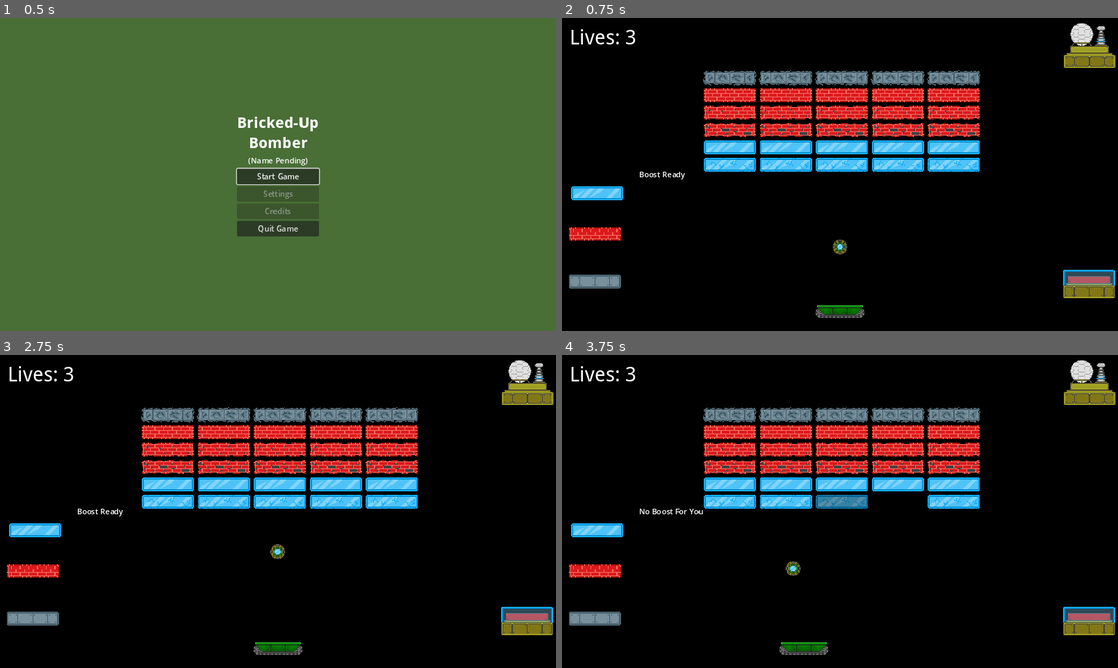
Above: before the commit, frames 1-4 (two rows, left to right).
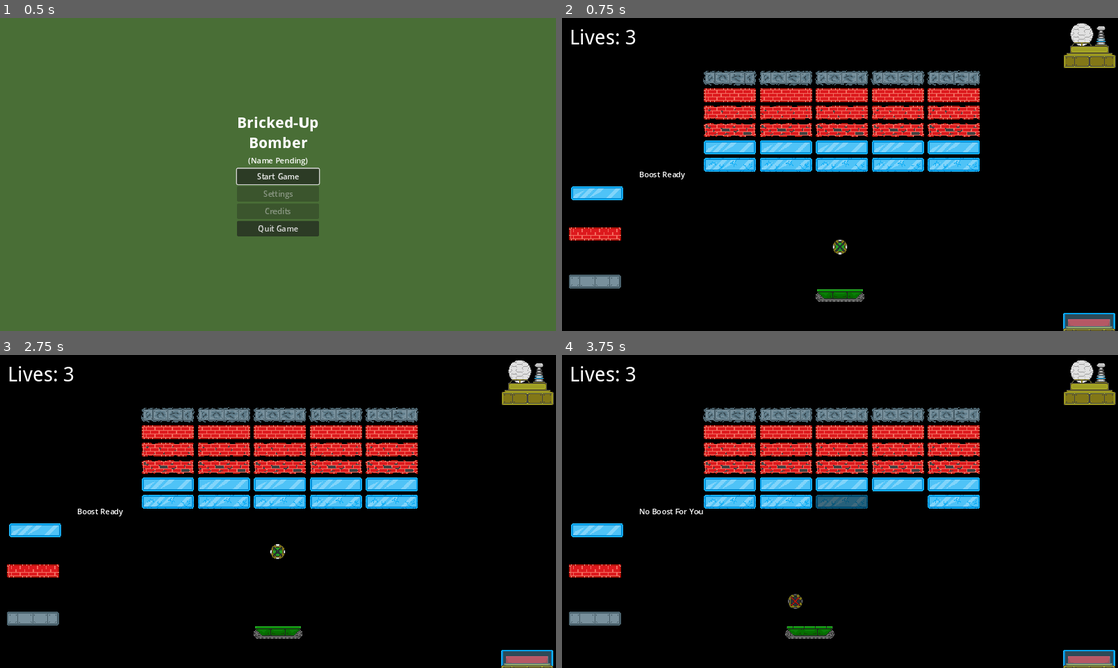
Above: after the commit, the same moments.

Repository: SpiceTower/PirateGameJam16
Game: Godot game, scene res://Scenes/main_menu.tscn
The game is run twice, just before and just after one commit, with the same random seed, the same clock (stepped at 60 frames per second) and the same inputs.
Inputs:
- Up to frame 1 (0.5 s): no input
- Up to frame 2 (0.75 s): click "Start Game" at 0.5 s
- Up to frame 3 (2.75 s): tap Enter at 1.25 s; hold Right (Right) 1.28-2.03 s; hold Space (Start) 1.28-2.03 s; hold S (Down) from 2.03 s (still down); tap Space (Start) at 2.1 s
- Up to frame 4 (3.75 s): release S (Down) at 2.78 s; hold Right (Right) 2.78-3.53 s; hold Space (Start) 2.78-3.53 s; hold Up (Up) from 3.53 s (still down); tap Space (Start) at 3.6 s

Frame 1 is identical in both runs. In frame 2, 2.1% of the frame differs, in the area x 45-100%, y 70-100%; in frame 3, 2.1%; in frame 4, 2.7%, in the area x 39-100%, y 44-100%.

Commit message:
Asset updates and paddle collision changes

Diff:
--- a/Scenes/B411.tscn
+++ b/Scenes/B411.tscn
@@ -1,11 +1,8 @@
-[gd_scene load_steps=18 format=3 uid="uid://bivm5gnaegrgl"]
+[gd_scene load_steps=23 format=3 uid="uid://bivm5gnaegrgl"]
 
 [ext_resource type="Script" path="res://Scripts/B411.gd" id="1_3d5fd"]
 [ext_resource type="Texture2D" uid="uid://kqnkoutxwot" path="res://Base Assets/B411-Sheet.png" id="2_5redj"]
-
-[sub_resource type="AtlasTexture" id="AtlasTexture_2pimo"]
-atlas = ExtResource("2_5redj")
-region = Rect2(96, 0, 96, 96)
+[ext_resource type="Texture2D" uid="uid://db6e0phbybewe" path="res://Base Assets/B411 v2-Sheet.png" id="2_ejnlm"]
 
 [sub_resource type="AtlasTexture" id="AtlasTexture_e32y1"]
 atlas = ExtResource("2_5redj")
@@ -15,41 +12,61 @@
 atlas = ExtResource("2_5redj")
 region = Rect2(288, 0, 96, 96)
 
-[sub_resource type="AtlasTexture" id="AtlasTexture_d71tn"]
+[sub_resource type="AtlasTexture" id="AtlasTexture_nqcbe"]
+atlas = ExtResource("2_5redj")
+region = Rect2(192, 0, 96, 96)
+
+[sub_resource type="AtlasTexture" id="AtlasTexture_2pimo"]
+atlas = ExtResource("2_5redj")
+region = Rect2(96, 0, 96, 96)
+
+[sub_resource type="AtlasTexture" id="AtlasTexture_w0lju"]
+atlas = ExtResource("2_5redj")
+region = Rect2(1056, 0, 96, 96)
+
+[sub_resource type="AtlasTexture" id="AtlasTexture_dynyx"]
 atlas = ExtResource("2_5redj")
 region = Rect2(1152, 0, 96, 96)
 
-[sub_resource type="AtlasTexture" id="AtlasTexture_nb63a"]
+[sub_resource type="AtlasTexture" id="AtlasTexture_264sx"]
 atlas = ExtResource("2_5redj")
-region = Rect2(1056, 0, 96, 96)
+region = Rect2(1248, 0, 96, 96)
 
-[sub_resource type="AtlasTexture" id="AtlasTexture_lfgwo"]
+[sub_resource type="AtlasTexture" id="AtlasTexture_gh22s"]
+atlas = ExtResource("2_5redj")
+region = Rect2(96, 0, 96, 96)
+
+[sub_resource type="AtlasTexture" id="AtlasTexture_aa1cq"]
+atlas = ExtResource("2_5redj")
+region = Rect2(480, 0, 96, 96)
+
+[sub_resource type="AtlasTexture" id="AtlasTexture_ije78"]
+atlas = ExtResource("2_5redj")
+region = Rect2(576, 0, 96, 96)
+
+[sub_resource type="AtlasTexture" id="AtlasTexture_nc0b0"]
+atlas = ExtResource("2_5redj")
+region = Rect2(672, 0, 96, 96)
+
+[sub_resource type="AtlasTexture" id="AtlasTexture_te0up"]
+atlas = ExtResource("2_5redj")
+region = Rect2(96, 0, 96, 96)
+
+[sub_resource type="AtlasTexture" id="AtlasTexture_242q7"]
+atlas = ExtResource("2_5redj")
+region = Rect2(768, 0, 96, 96)
+
+[sub_resource type="AtlasTexture" id="AtlasTexture_ivh67"]
+atlas = ExtResource("2_5redj")
+region = Rect2(864, 0, 96, 96)
+
+[sub_resource type="AtlasTexture" id="AtlasTexture_4e2uw"]
 atlas = ExtResource("2_5redj")
 region = Rect2(960, 0, 96, 96)
 
-[sub_resource type="AtlasTexture" id="AtlasTexture_cy1th"]
+[sub_resource type="AtlasTexture" id="AtlasTexture_7w47q"]
 atlas = ExtResource("2_5redj")
-region = Rect2(384, 0, 96, 96)
-
-[sub_resource type="AtlasTexture" id="AtlasTexture_oe5yc"]
-atlas = ExtResource("2_5redj")
-region = Rect2(480, 0, 96, 96)
-
-[sub_resource type="AtlasTexture" id="AtlasTexture_2bvtu"]
-atlas = ExtResource("2_5redj")
-region = Rect2(576, 0, 96, 96)
-
-[sub_resource type="AtlasTexture" id="AtlasTexture_xujmp"]
-atlas = ExtResource("2_5redj")
-region = Rect2(672, 0, 96, 96)
-
-[sub_resource type="AtlasTexture" id="AtlasTexture_8mnlr"]
-atlas = ExtResource("2_5redj")
-region = Rect2(768, 0, 96, 96)
-
-[sub_resource type="AtlasTexture" id="AtlasTexture_dwkrq"]
-atlas = ExtResource("2_5redj")
-region = Rect2(864, 0, 96, 96)
+region = Rect2(96, 0, 96, 96)
 
 [sub_resource type="AtlasTexture" id="AtlasTexture_ci121"]
 atlas = ExtResource("2_5redj")
@@ -59,57 +76,69 @@
 animations = [{
 "frames": [{
 "duration": 1.0,
-"texture": SubResource("AtlasTexture_2pimo")
-}, {
-"duration": 1.0,
 "texture": SubResource("AtlasTexture_e32y1")
 }, {
 "duration": 1.0,
 "texture": SubResource("AtlasTexture_o10fv")
+}, {
+"duration": 1.0,
+"texture": SubResource("AtlasTexture_nqcbe")
+}, {
+"duration": 1.0,
+"texture": SubResource("AtlasTexture_2pimo")
 }],
-"loop": true,
+"loop": false,
 "name": &"Down",
 "speed": 20.0
 }, {
 "frames": [{
 "duration": 1.0,
-"texture": SubResource("AtlasTexture_d71tn")
+"texture": SubResource("AtlasTexture_w0lju")
 }, {
 "duration": 1.0,
-"texture": SubResource("AtlasTexture_nb63a")
+"texture": SubResource("AtlasTexture_dynyx")
 }, {
 "duration": 1.0,
-"texture": SubResource("AtlasTexture_lfgwo")
+"texture": SubResource("AtlasTexture_264sx")
+}, {
+"duration": 1.0,
+"texture": SubResource("AtlasTexture_gh22s")
 }],
-"loop": true,
+"loop": false,
 "name": &"Left",
 "speed": 20.0
 }, {
 "frames": [{
 "duration": 1.0,
-"texture": SubResource("AtlasTexture_cy1th")
+"texture": SubResource("AtlasTexture_aa1cq")
 }, {
 "duration": 1.0,
-"texture": SubResource("AtlasTexture_oe5yc")
+"texture": SubResource("AtlasTexture_ije78")
 }, {
 "duration": 1.0,
-"texture": SubResource("AtlasTexture_2bvtu")
+"texture": SubResource("AtlasTexture_nc0b0")
+}, {
+"duration": 1.0,
+"texture": SubResource("AtlasTexture_te0up")
 }],
-"loop": true,
+"loop": false,
 "name": &"Right",
 "speed": 20.0
 }, {
 "frames": [{
 "duration": 1.0,
-"texture": SubResource("AtlasTexture_xujmp")
+"texture": SubResource("AtlasTexture_242q7")
 }, {
 "duration": 1.0,
-"texture": SubResource("AtlasTexture_8mnlr")
+"texture": SubResource("AtlasTexture_ivh67")
 }, {
 "duration": 1.0,
-"texture": SubResource("AtlasTexture_dwkrq")
+"texture": SubResource("AtlasTexture_4e2uw")
+}, {
+"duration": 1.0,
+"texture": SubResource("AtlasTexture_7w47q")
 }],
-"loop": true,
+"loop": false,
 "name": &"Up",
 "speed": 20.0
 }, {
@@ -129,9 +158,12 @@
 motion_mode = 1
 script = ExtResource("1_3d5fd")
 
+[node name="Sprite2D" type="Sprite2D" parent="."]
+texture = ExtResource("2_ejnlm")
+hframes = 2
+
 [node name="AnimatedSprite2D" type="AnimatedSprite2D" parent="."]
 sprite_frames = SubResource("SpriteFrames_33yjj")
-animation = &"Down"
 
 [node name="CollisionShape2D" type="CollisionShape2D" parent="."]
 shape = SubResource("CircleShape2D_3qlrv")
--- a/Scenes/main.tscn
+++ b/Scenes/main.tscn
@@ -21,8 +21,7 @@
 [node name="Camera2D" type="Camera2D" parent="."]
 
 [node name="Paddle" parent="." node_paths=PackedStringArray("camera") instance=ExtResource("1_oi70r")]
-position = Vector2(0, 283)
-collision_layer = 2
+position = Vector2(0, 250)
 camera = NodePath("../Camera2D")
 
 [node name="MetalBrick" parent="." instance=ExtResource("8_c7c4j")]
@@ -31,7 +30,7 @@
 [node name="UI" parent="." instance=ExtResource("5_bk42b")]
 
 [node name="DeathZone" parent="." instance=ExtResource("4_h4yk3")]
-position = Vector2(0, 360)
+position = Vector2(-3, 447)
 collision_layer = 0
 
 [node name="Walls" type="Node" parent="."]
@@ -65,7 +64,7 @@
 spawn_start = NodePath("../Marker2D")
 
 [node name="ButtonBrick" parent="." instance=ExtResource("9_wnrq1")]
-position = Vector2(516, 211)
+position = Vector2(516, 300)
 
 [node name="BrickBrick" parent="." instance=ExtResource("7_thk5g")]
 position = Vector2(-507, 123)
@@ -86,4 +85,8 @@
 parameters/looping = true
 script = ExtResource("14_p5f26")
 
+[node name="Walls2" parent="." instance=ExtResource("3_1lvrn")]
+position = Vector2(-7, 334)
+collision_layer = 4
+
 [connection signal="life_start" from="B411" to="LevelMusic" method="_on_b_411_life_start"]
--- a/Scenes/paddle.tscn
+++ b/Scenes/paddle.tscn
@@ -29,6 +29,7 @@
 size = Vector2(96, 26)
 
 [node name="Paddle" type="RigidBody2D"]
+collision_layer = 2
 gravity_scale = 0.0
 lock_rotation = true
 script = ExtResource("1_oa01h")
--- a/Scripts/B411.gd
+++ b/Scripts/B411.gd
@@ -22,6 +22,7 @@
 
 @onready var collision_shape_2d = $CollisionShape2D
 @onready var animated_sprite_2d = $AnimatedSprite2D
+@onready var sprite_2d: Sprite2D = $Sprite2D
 
 
 func _ready():
@@ -57,33 +58,37 @@
 		animated_sprite_2d.play("Up")
 		velocity = velocity + (Vector2(0,-1) * boost)
 		min_velocity_check()
+		sprite_2d.set_frame(1)
 	elif Input.is_action_just_pressed("Down") and boost_ready == true:
 		boost_ready = false
 		$Timer.start()
 		animated_sprite_2d.play("Down")
 		velocity = velocity + (Vector2(0,1) * boost)
 		min_velocity_check()
+		sprite_2d.set_frame(1)
 	elif Input.is_action_just_pressed("Right") and boost_ready == true:
 		boost_ready = false
 		$Timer.start()
 		animated_sprite_2d.play("Right")
 		velocity = velocity + (Vector2(1,0) * boost)
 		min_velocity_check()
+		sprite_2d.set_frame(1)
 	elif Input.is_action_just_pressed("Left") and boost_ready == true:
 		boost_ready = false
 		$Timer.start()
 		animated_sprite_2d.play("Left")
 		velocity = velocity + (Vector2(-1,0) * boost)
 		min_velocity_check()
+		sprite_2d.set_frame(1)
 	else:
-		animated_sprite_2d.play("default")
+#		animated_sprite_2d.play("default")
 		return
 
 #requires ball to move at a minimum velocity
 func min_velocity_check():
 	if velocity.length() < VELOCITY_MIN:
 		velocity = velocity.normalized() * VELOCITY_MIN
-	print(velocity.length())
+	#print(velocity.length())
 
 # randomized the starting direction of the ball. Not sure if this is how we want to start levels but is a simple default
 #func start_ball():
@@ -149,4 +154,5 @@
 	min_velocity_check()
 
 func _on_timer_timeout():
+	sprite_2d.set_frame(0)
 	boost_ready = true # Replace with function body.
--- a/Scripts/paddle.gd
+++ b/Scripts/paddle.gd
@@ -1,13 +1,15 @@
 extends RigidBody2D
 
 class_name Paddle
+
+const paddle_y = 250
 
 var direction = Vector2.ZERO
 var camera_rect: Rect2
 var ball_paddle_diff_tolerance: float
 var is_ball_started = false
 
-@export var speed = 900
+@export var speed = 750
 @export var camera: Camera2D
 
 @onready var ball = $"../B411" as Ball
@@ -35,15 +37,28 @@
 func _process(delta):
 	var camera_start_x = camera.position.x - camera_rect.size.x / 2
 	var camera_end_x = camera_start_x + camera_rect.size.x
+	var ball_position_y = ball.global_position.y
 
 	if global_position.x - ball_paddle_diff_tolerance < camera_start_x:
+		global_position.y = paddle_y
 		global_position.x = camera_start_x + ball_paddle_diff_tolerance
 	elif global_position.x + ball_paddle_diff_tolerance > camera_end_x:
+		global_position.y = paddle_y
 		global_position.x = camera_end_x - ball_paddle_diff_tolerance
+
+	if global_position.y - ball_position_y <= 0 && collision_shape_2d.disabled == false:
+		collision_shape_2d.disabled = true
+		print(global_position.y)
+
+	if collision_shape_2d.disabled == true && (global_position.y - ball_position_y) > 50:
+		collision_shape_2d.disabled = false
+		print("ball ", ball_position_y)
+
 
 	#attempt to creat an auto paddle
 
 	var ball_position = ball.global_position.x
+
 	var paddle_position = global_position.x
 
 	if paddle_position - ball_position < -ball_paddle_diff_tolerance:
@@ -52,6 +67,7 @@
 		direction = Vector2.LEFT
 	else:
 		direction = Vector2.ZERO
+
 
 #func _input(event):
 #	if Input.is_action_pressed("Left"):
--- a/project.godot
+++ b/project.godot
@@ -50,6 +50,12 @@
 , Object(InputEventKey,"resource_local_to_scene":false,"resource_name":"","device":-1,"window_id":0,"alt_pressed":false …(186 unchanged characters)…
 ]
 }
+Pause={
+"deadzone": 0.5,
+"events": [Object(InputEventKey,"resource_local_to_scene":false,"resource_name":"","device":-1,"window_id":0,"alt_pressed":false,"shift_pressed":false,"ctrl_pressed":false,"meta_pressed":false,"pressed":false,"keycode":0,"physical_keycode":4194305,"key_label":0,"unicode":0,"location":0,"echo":false,"script":null)
+, Object(InputEventKey,"resource_local_to_scene":false,"resource_name":"","device":-1,"window_id":0,"alt_pressed":false,"shift_pressed":false,"ctrl_pressed":false,"meta_pressed":false,"pressed":false,"keycode":0,"physical_keycode":80,"key_label":0,"unicode":112,"location":0,"echo":false,"script":null)
+]
+}
 
 [layer_names]
 
Binary file added: Base Assets/B411 v2-Sheet.png
Not shown, added: Base Assets/B411 v2-Sheet.png.import
Binary file changed: Base Assets/B411-Sheet.png
